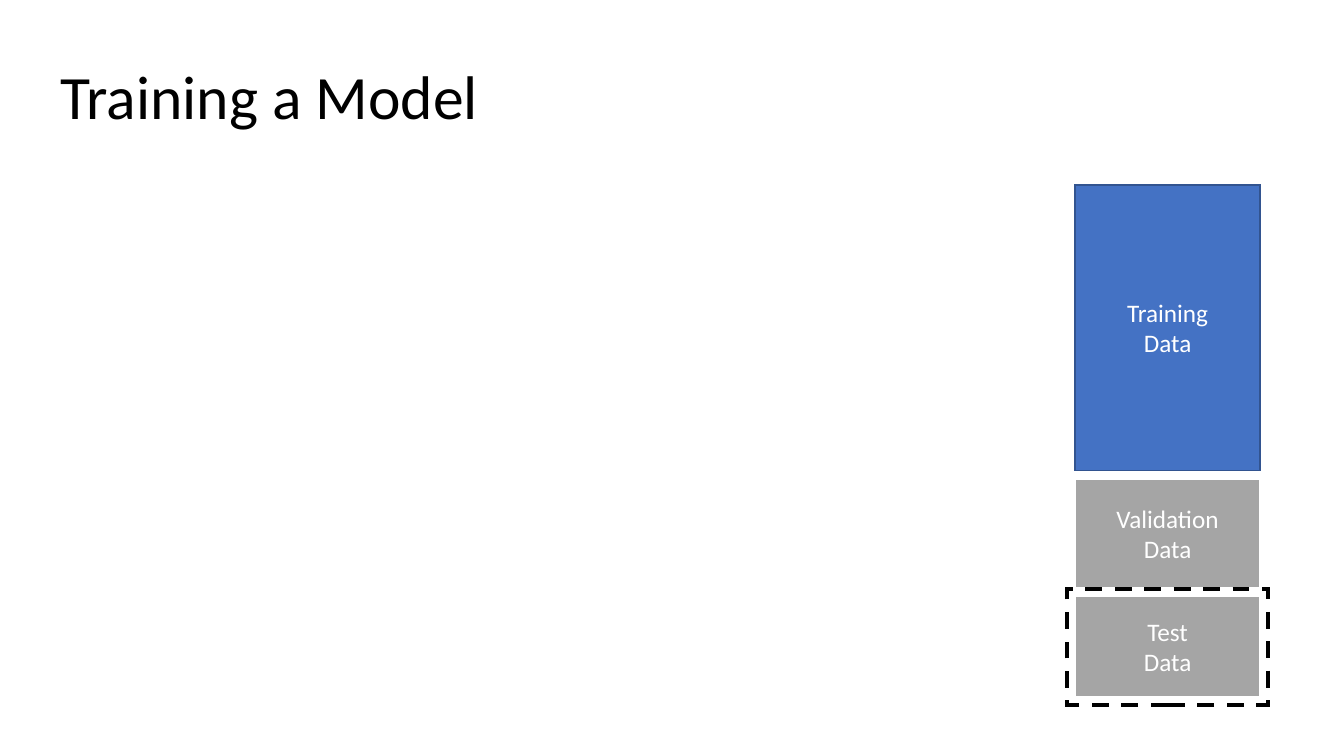
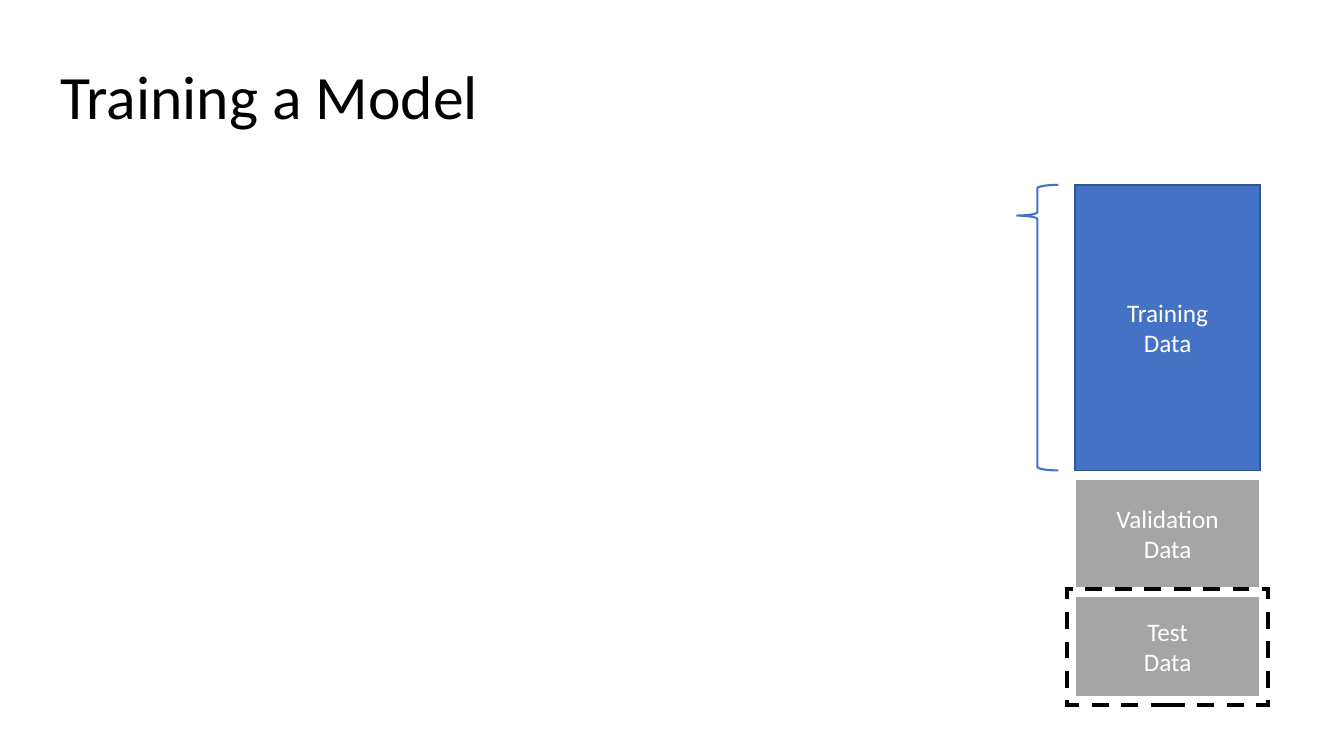
Before and after one commit to mhahsler/CS7320-AI, a slide deck: slide 17 of slides/19_ML_intro.pptx. Drawn at 1344x756 pixels with LibreOffice and Linux fonts; fonts in the diff are those of the drawing; grey boxes stand for pictures. Boxes give left, top, right and bottom in pixels: in the first picture for what was removed or moved away, otherwise in the second. Text is boxed around its words. In the diff, an @@ line names an element or a change of style, - is before the commit and + after.

```diff
--- a/slides/19_ML_intro.pptx
+++ b/slides/19_ML_intro.pptx
@@ left brace added at (1016,185,1059,470), outline #4472C4 1.5 pt @@
```
Also in this commit, not shown: 5 other slides changed, 1 other file.
